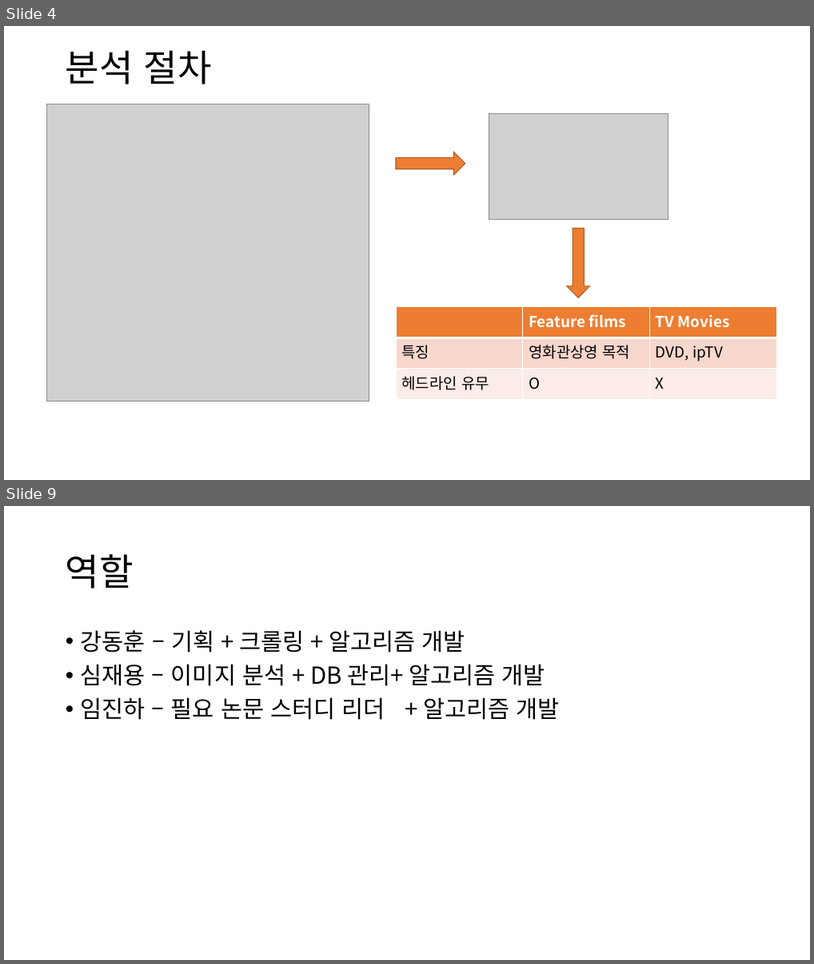
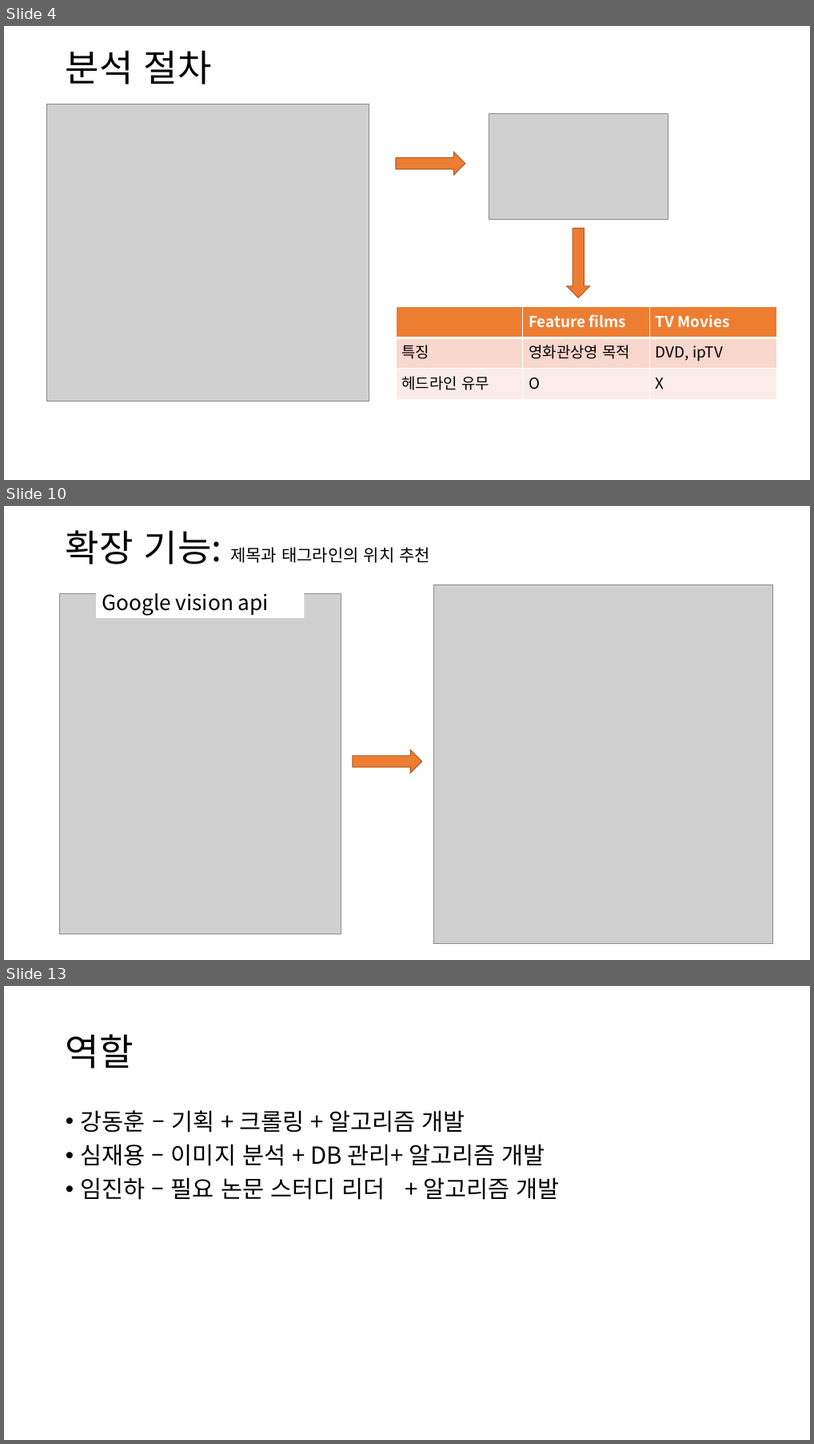
Before and after one commit to DHK810/AIcopywriter, a slide deck: aicopywriter프로젝트진행절차.pptx. Shown one above the other, each under a label of ours: slides 4 and 9 before the commit, slides 4, 10 and 13 after it; the slides between them are not shown. The pictures are 814x964 and 814x1444 pixels, drawn with LibreOffice and Linux fonts; fonts in the diff are those of the drawing; grey boxes stand for pictures. Boxes give left, top, right and bottom in pixels: in the first picture for what was removed or moved away, otherwise in the second. Text is boxed around its words. In the diff, an @@ line names an element or a change of style, - is before the commit and + after.

```diff
--- a/aicopywriter프로젝트진행절차.pptx
+++ b/aicopywriter프로젝트진행절차.pptx
@@ slide 10 added at bbox=[4, 506, 810, 960], background #FFFFFF @@
@@ title added at bbox=[66, 530, 430, 564], 20 pt, text #000000 @@
+확장 기능: 제목과 태그라인의 위치 추천
@@ picture added at bbox=[60, 594, 341, 934] @@
@@ rectangle added at bbox=[96, 587, 304, 618], fill #FFFFFF, 25 pt, text #000000 @@
+Google vision api
@@ picture added at bbox=[434, 584, 774, 943] @@
@@ right arrow added at bbox=[353, 750, 422, 772], fill #ED7D31, outline #AF5C24 1 pt @@
@@ what was slide 9 is now slide 13 @@
```
Also in this commit, not shown: 6 slides changed, 3 other slides added, 1 other file.
